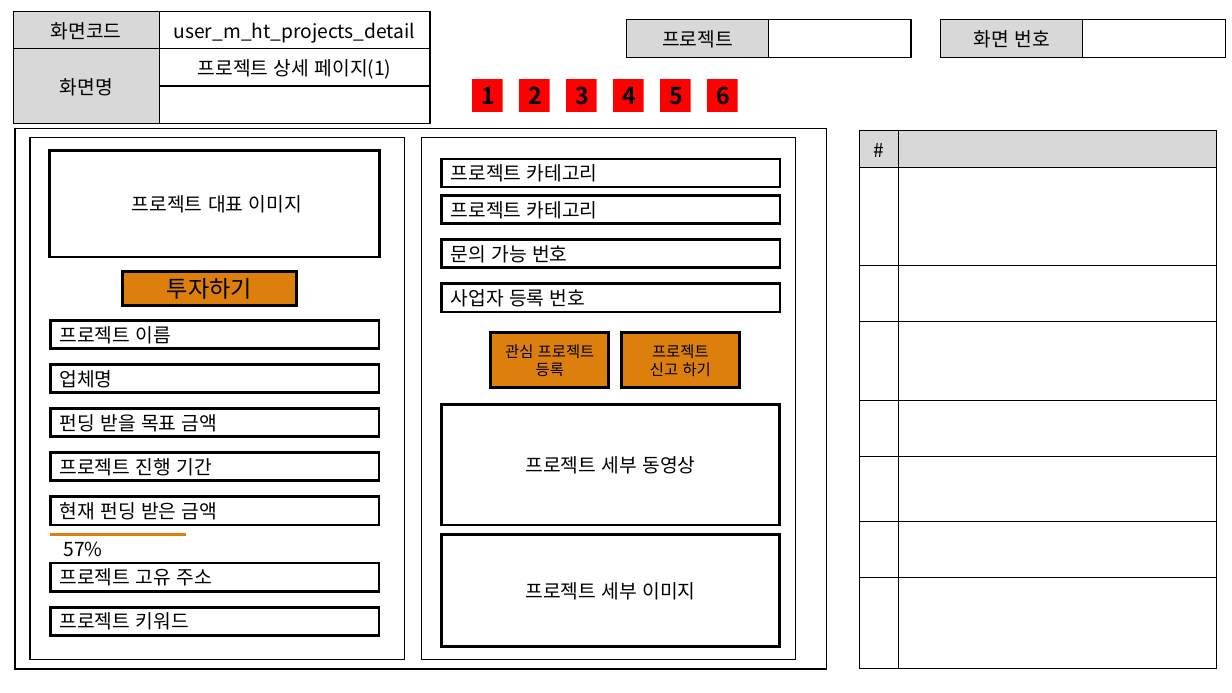
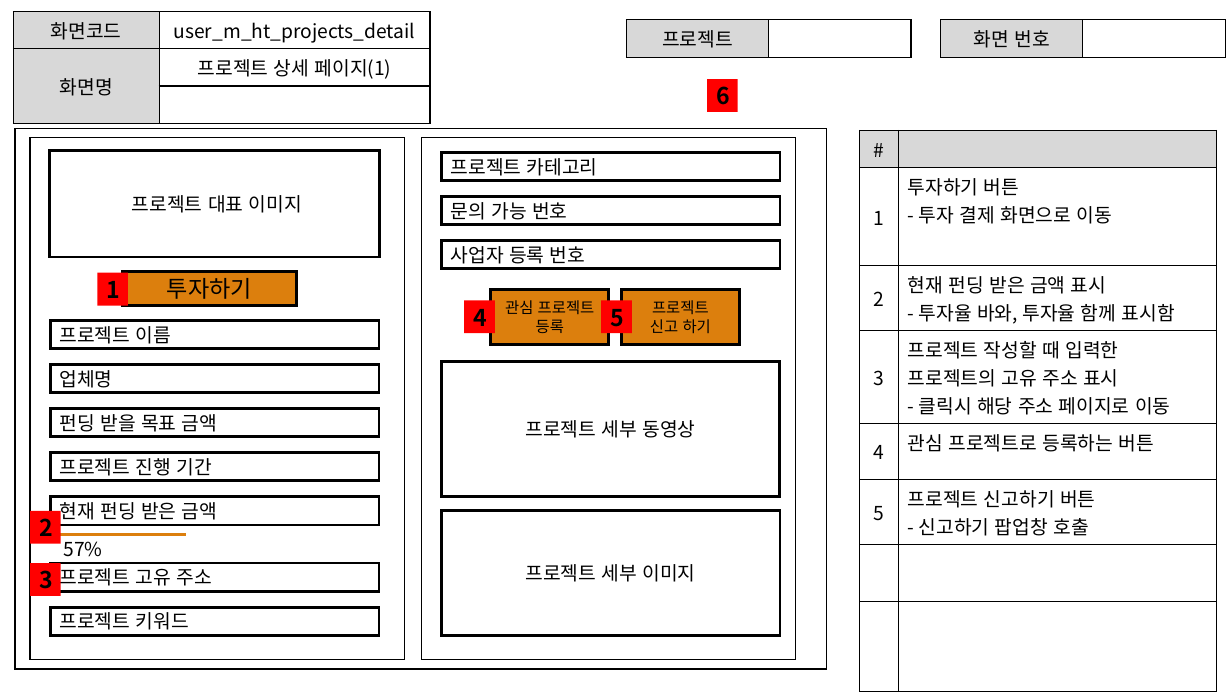
Before and after one commit to ezenteam2/EzenCrowdFunding, a slide deck: slide 10 of project03 화면설계서/project03 - 화면 설계서 - 현태.pptx (slide 8 before the commit). Drawn at 1232x693 pixels with LibreOffice and Linux fonts; fonts in the diff are those of the drawing. Boxes give left, top, right and bottom in pixels: in the first picture for what was removed or moved away, otherwise in the second. Text is boxed around its words. In the diff, an @@ line names an element or a change of style, - is before the commit and + after.

```diff
--- a/project03 화면설계서/project03 - 화면 설계서 - 현태.pptx
+++ b/project03 화면설계서/project03 - 화면 설계서 - 현태.pptx
@@ table at (x1=860, y1=130, x2=1217, y2=667) @@
+row 2: 1 | 투자하기 버튼 / - 투자 결제 화면으로 이동
+row 3: 2 | 현재 펀딩 받은 금액 표시 / - 투자율 바와, 투자율 함께 표시함
+row 4: 3 | 프로젝트 작성할 때 입력한 프로젝트의 고유 주소 표시 / - 클릭시 해당 주소 페이지로 이동
+row 5: 4 | 관심 프로젝트로 등록하는 버튼
+row 6: 5 | 프로젝트 신고하기 버튼 / - 신고하기 팝업창 호출
-row 4:  | 
-row 5:  | 
-row 6:  | 
-row 7:  | 
-row 8:  | 
@@ 4 rectangles moved together from (x1=442, y1=196, x2=780, y2=387) to (x1=442, y1=152, x2=780, y2=344) @@
@@ rectangle removed at (x1=442, y1=159, x2=780, y2=187) @@
-프로젝트 카테고리
@@ rectangle "문의 가능 번호" moved from (x1=442, y1=239, x2=780, y2=267) to (x1=442, y1=197, x2=780, y2=225) @@
@@ rectangle "1" moved from (x1=472, y1=79, x2=503, y2=112) to (x1=97, y1=273, x2=128, y2=305) @@
@@ rectangle "4" moved from (x1=614, y1=79, x2=644, y2=112) to (x1=464, y1=300, x2=494, y2=333) @@
@@ rectangle "5" moved from (x1=660, y1=79, x2=690, y2=112) to (x1=602, y1=300, x2=632, y2=333) @@
@@ rectangle "프로젝트 세부 동영상" resized from (x1=442, y1=405, x2=780, y2=525) to (x1=442, y1=361, x2=780, y2=497) @@
@@ rectangle "2" moved from (x1=519, y1=79, x2=550, y2=112) to (x1=30, y1=511, x2=61, y2=543) @@
@@ rectangle "프로젝트 세부 이미지" resized from (x1=442, y1=535, x2=780, y2=647) to (x1=442, y1=511, x2=780, y2=636) @@
@@ rectangle "3" moved from (x1=567, y1=79, x2=597, y2=112) to (x1=30, y1=563, x2=61, y2=595) @@
```
Also in this commit, not shown: 11 other slides changed, 1 slide added, 4 slides removed, 1 other file.
